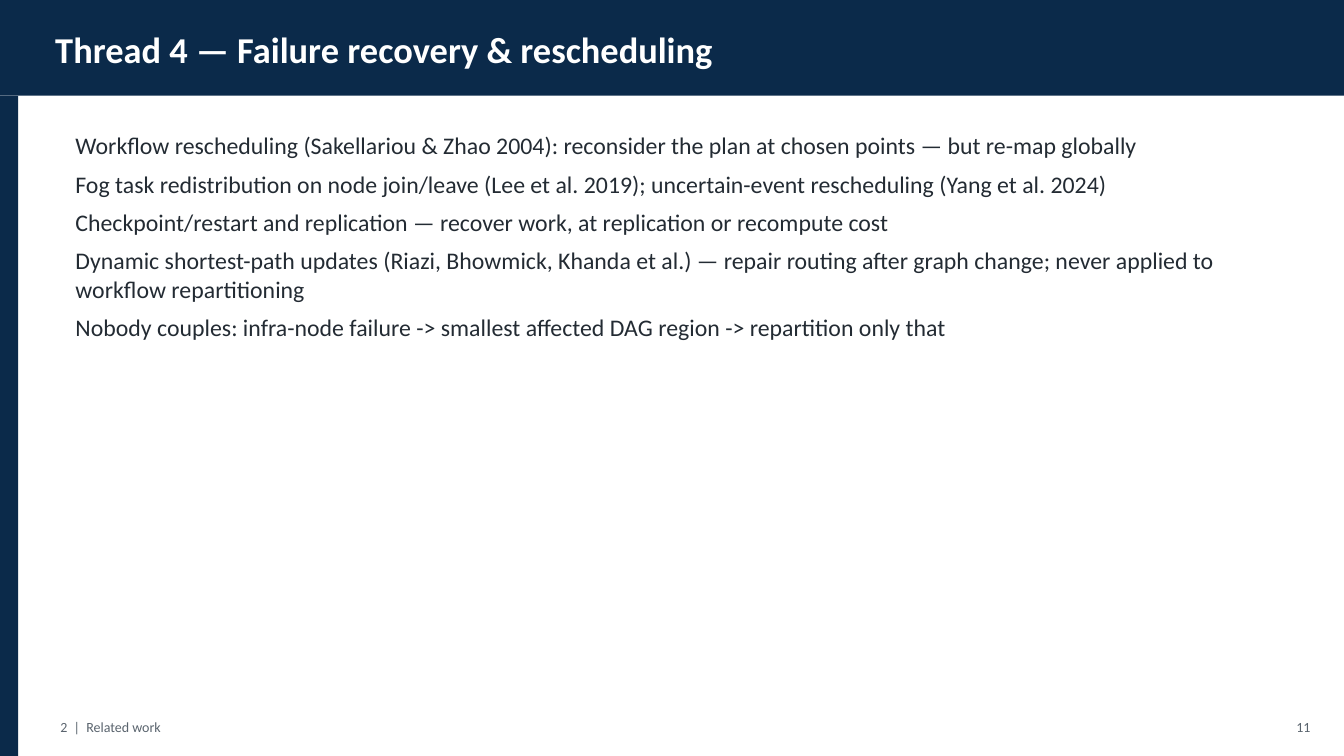
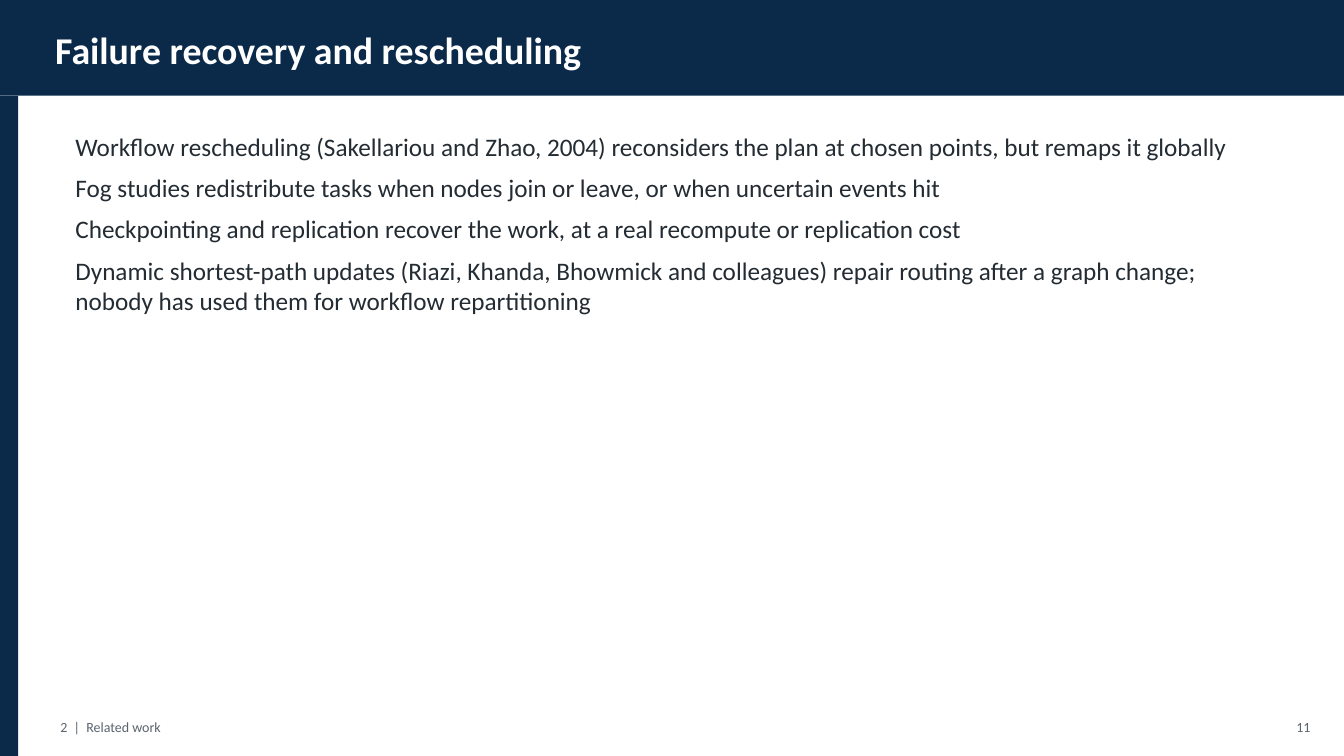
Before and after one commit to gayanigupta/data-aware-scheduling, a slide deck: slide 12 of slides/data-aware-scheduling.pptx. Drawn at 1344x756 pixels with LibreOffice and Linux fonts; fonts in the diff are those of the drawing. Boxes give left, top, right and bottom in pixels: in the first picture for what was removed or moved away, otherwise in the second. Text is boxed around its words. In the diff, an @@ line names an element or a change of style, - is before the commit and + after.

Commit message:
Humanize slide text, enlarge fonts, list both advisors

```diff
--- a/slides/data-aware-scheduling.pptx
+++ b/slides/data-aware-scheduling.pptx
@@ text at <box>55,37,581,71</box>: text changed; size 26 to 27 pt @@
-Thread 4 — Failure recovery & rescheduling
+Failure recovery and rescheduling
@@ text at <box>75,137,1226,315</box>: text changed; size 17 to 18 pt @@
-Workflow rescheduling (Sakellariou & Zhao 2004): reconsider the plan at chosen points — but re-map globally
-Fog task redistribution on node join/leave (Lee et al. 2019); uncertain-event rescheduling (Yang et al. 2024)
-Checkpoint/restart and replication — recover work, at replication or recompute cost
-Dynamic shortest-path updates (Riazi, Bhowmick, Khanda et al.) — repair routing after graph change; never applied to workflow repartitioning
-Nobody couples: infra-node failure -> smallest affected DAG region -> repartition only that
+Workflow rescheduling (Sakellariou and Zhao, 2004) reconsiders the plan at chosen points, but remaps it globally
+Fog studies redistribute tasks when nodes join or leave, or when uncertain events hit
+Checkpointing and replication recover the work, at a real recompute or replication cost
+Dynamic shortest-path updates (Riazi, Khanda, Bhowmick and colleagues) repair routing after a graph change; nobody has used them for workflow repartitioning
```
Also in this commit, not shown: 44 other slides changed, 1 other file.
